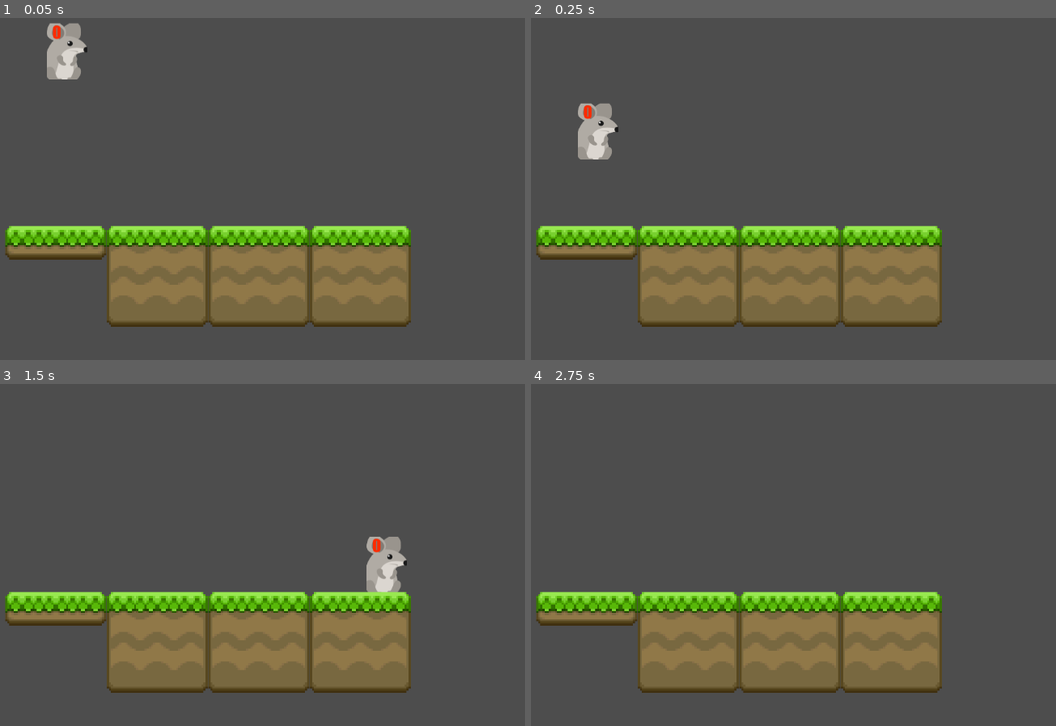
Above: before the commit, frames 1-4 (two rows, left to right).
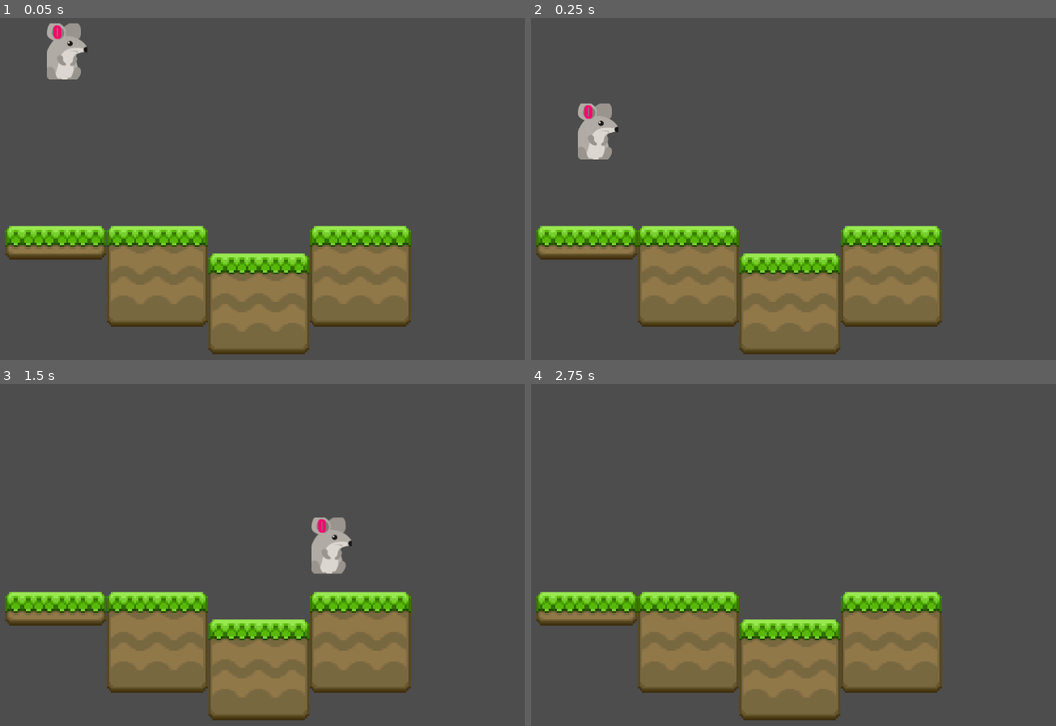
Above: after the commit, the same moments.

Repository: alitet/teporigloo_game
Game: Godot game, scene res://escena1.tscn
Same seed, same stepped clock (60 frames per second), same inputs: the game is played once before the commit and once after it.
Inputs:
- Up to frame 1 (0.05 s): no input
- Up to frame 2 (0.25 s): no input
- Up to frame 3 (1.5 s): hold Right (move_right) from 0.53 s (still down); tap Space (jump, bound only after the commit) at 0.6, 0.77, 1.07, 1.35 s
- Up to frame 4 (2.75 s): tap Space (jump, bound only after the commit) at 1.52, 1.82, 2.1 s; release Right (move_right) at 2.03 s; hold Left (move_left) from 2.03 s (still down)

The runs differ from the first frame. In frame 1, 4.6% of the frame differs, in the area x 10-60%, y 2-99%; in frame 2, 4.6%; in frame 3, 6.6%, in the area x 39-78%, y 39-99%; in frame 4, 4.6%.

Commit message:
add animations and jump

Diff:
--- a/player.tscn
+++ b/player.tscn
@@ -1,11 +1,89 @@
-[gd_scene load_steps=4 format=3 uid="uid://dgo0injoccb3o"]
+[gd_scene load_steps=18 format=3 uid="uid://dgo0injoccb3o"]
 
-[ext_resource type="Texture2D" uid="uid://bs0wbufqph3j6" path="res://anims/animA/ratep_a0.png" id="1_4flbx"]
 [ext_resource type="Script" uid="uid://r7lnksslanh5" path="res://scripts/player.gd" id="1_onrkg"]
+[ext_resource type="Texture2D" uid="uid://sb4xsc7655c2" path="res://anims/animE/ratep_e0.png" id="2_606se"]
+[ext_resource type="Texture2D" uid="uid://cy754ngufimjd" path="res://anims/animD/ratep_d0.png" id="2_urp6f"]
+[ext_resource type="Texture2D" uid="uid://co3hc6co8sq0v" path="res://anims/animD/ratep_d1.png" id="3_bwjto"]
+[ext_resource type="Texture2D" uid="uid://dvihys2pw1y2v" path="res://anims/animE/ratep_e1.png" id="3_u1c27"]
+[ext_resource type="Texture2D" uid="uid://edy45v3jujl2" path="res://anims/animD/ratep_d2.png" id="4_606se"]
+[ext_resource type="Texture2D" uid="uid://lcktoofjch0n" path="res://anims/animB/ratep_b0.png" id="5_u1c27"]
+[ext_resource type="Texture2D" uid="uid://cqvcv2wn1kli0" path="res://anims/animB/ratep_b1.png" id="6_op7ga"]
+[ext_resource type="Texture2D" uid="uid://h4f2wgsrih7q" path="res://anims/animB/ratep_b2.png" id="7_q13i1"]
+[ext_resource type="Texture2D" uid="uid://b1vp8p4kalqp3" path="res://anims/animB/ratep_b3.png" id="8_pylmc"]
+[ext_resource type="Texture2D" uid="uid://bcq5soc3kcdul" path="res://anims/animB/ratep_b4.png" id="9_pbfsw"]
+[ext_resource type="Texture2D" uid="uid://dkje71grk3fr7" path="res://anims/animC/ratep_c0.png" id="10_5tmop"]
+[ext_resource type="Texture2D" uid="uid://bys73x22c0dce" path="res://anims/animC/ratep_c1.png" id="11_7ahtn"]
+[ext_resource type="Texture2D" uid="uid://bbp1vy0aunqrv" path="res://anims/animC/ratep_c2.png" id="12_7lmhl"]
+[ext_resource type="Texture2D" uid="uid://bjv788xrsfjy3" path="res://anims/animC/ratep_c3.png" id="13_dx0e4"]
 
 [sub_resource type="CapsuleShape2D" id="CapsuleShape2D_sh265"]
 radius = 31.0
 height = 102.0
+
+[sub_resource type="SpriteFrames" id="SpriteFrames_jm5j8"]
+animations = [{
+"frames": [{
+"duration": 1.0,
+"texture": ExtResource("2_606se")
+}, {
+"duration": 1.0,
+"texture": ExtResource("3_u1c27")
+}],
+"loop": true,
+"name": &"fall",
+"speed": 10.0
+}, {
+"frames": [{
+"duration": 1.0,
+"texture": ExtResource("2_urp6f")
+}, {
+"duration": 1.0,
+"texture": ExtResource("3_bwjto")
+}, {
+"duration": 1.0,
+"texture": ExtResource("4_606se")
+}],
+"loop": true,
+"name": &"idle",
+"speed": 10.0
+}, {
+"frames": [{
+"duration": 1.0,
+"texture": ExtResource("5_u1c27")
+}, {
+"duration": 1.0,
+"texture": ExtResource("6_op7ga")
+}, {
+"duration": 1.0,
+"texture": ExtResource("7_q13i1")
+}, {
+"duration": 1.0,
+"texture": ExtResource("8_pylmc")
+}, {
+"duration": 1.0,
+"texture": ExtResource("9_pbfsw")
+}],
+"loop": true,
+"name": &"jump",
+"speed": 10.0
+}, {
+"frames": [{
+"duration": 1.0,
+"texture": ExtResource("10_5tmop")
+}, {
+"duration": 1.0,
+"texture": ExtResource("11_7ahtn")
+}, {
+"duration": 1.0,
+"texture": ExtResource("12_7lmhl")
+}, {
+"duration": 1.0,
+"texture": ExtResource("13_dx0e4")
+}],
+"loop": true,
+"name": &"walk",
+"speed": 10.0
+}]
 
 [node name="Player" type="CharacterBody2D"]
 script = ExtResource("1_onrkg")
@@ -13,5 +91,6 @@
 [node name="CollisionShape2D" type="CollisionShape2D" parent="."]
 shape = SubResource("CapsuleShape2D_sh265")
 
-[node name="Sprite2D" type="Sprite2D" parent="."]
-texture = ExtResource("1_4flbx")
+[node name="AnimatedSprite2D" type="AnimatedSprite2D" parent="."]
+sprite_frames = SubResource("SpriteFrames_jm5j8")
+animation = &"idle"
--- a/project.godot
+++ b/project.godot
@@ -27,3 +27,8 @@
 "events": [Object(InputEventKey,"resource_local_to_scene":false,"resource_name":"","device":-1,"window_id":0,"alt_press …(195 unchanged characters)…
 ]
 }
+jump={
+"deadzone": 0.2,
+"events": [Object(InputEventKey,"resource_local_to_scene":false,"resource_name":"","device":-1,"window_id":0,"alt_pressed":false,"shift_pressed":false,"ctrl_pressed":false,"meta_pressed":false,"pressed":false,"keycode":0,"physical_keycode":32,"key_label":0,"unicode":32,"location":0,"echo":false,"script":null)
+]
+}
--- a/scripts/player.gd
+++ b/scripts/player.gd
@@ -9,7 +9,9 @@
 @export var gravity = 4500.0
 
 var _jumps_made = 0
-##var _velocity = Vector2.ZERO
+
+@onready var _animated_sprite = $AnimatedSprite2D
+@onready var _start_scale = _animated_sprite.scale
 
 func _physics_process(delta: float) -> void:
 	var _horizontal_direction = (
@@ -18,4 +20,36 @@
 	)
 	velocity.x = _horizontal_direction * speed
 	velocity.y += gravity * delta
+
+	var is_falling = velocity.y > 0.0 and not is_on_floor()
+	var is_jumping = Input.is_action_just_pressed("jump") and is_on_floor()
+	var is_double_jumping = Input.is_action_just_pressed("jump") and is_falling
+	var is_jump_cancelled = Input.is_action_just_released("jump") and velocity.y < 0.0
+	var is_idling = is_on_floor() and is_zero_approx(velocity.x)
+	var is_running = is_on_floor() and not is_zero_approx(velocity.x)
+
+	if is_jumping:
+		_jumps_made += 1
+		velocity.y = -jump_strenght
+	elif is_double_jumping:
+		_jumps_made += 1
+		if _jumps_made <= maximum_jumps:
+			velocity.y = -double_jump_strenght
+	elif is_jump_cancelled:
+		velocity.y = 0.0
+	elif is_idling or is_running:
+		_jumps_made = 0;
+
 	move_and_slide()
+
+	if not is_zero_approx(velocity.x):
+		_animated_sprite.scale.x = sign(velocity.x) * _start_scale.x
+
+	if is_jumping or is_double_jumping:
+		_animated_sprite.play("jump")
+	elif is_running:
+		_animated_sprite.play("walk")
+	elif is_falling:
+		_animated_sprite.play("fall")
+	elif is_idling:
+		_animated_sprite.play("idle")
--- a/terreno.tscn
+++ b/terreno.tscn
@@ -1,23 +1,37 @@
-[gd_scene load_steps=4 format=3 uid="uid://d15rkd6teutn1"]
+[gd_scene load_steps=6 format=3 uid="uid://d15rkd6teutn1"]
 
 [ext_resource type="Texture2D" uid="uid://cysh0u1qqoe63" path="res://world/base2.png" id="1_uwfay"]
 [ext_resource type="Texture2D" uid="uid://vkwabf13v2nb" path="res://world/base1.png" id="2_qarfh"]
 
 [sub_resource type="RectangleShape2D" id="RectangleShape2D_qarfh"]
-size = Vector2(716, 175.5)
+size = Vector2(353, 175.5)
+
+[sub_resource type="RectangleShape2D" id="RectangleShape2D_b3cen"]
+size = Vector2(167, 182)
+
+[sub_resource type="RectangleShape2D" id="RectangleShape2D_wpfcu"]
+size = Vector2(169.5, 175)
 
 [node name="StaticBody2D" type="StaticBody2D"]
 
 [node name="CollisionShape2D" type="CollisionShape2D" parent="."]
-position = Vector2(579, 499.25)
+position = Vector2(397.5, 499.25)
 shape = SubResource("RectangleShape2D_qarfh")
+
+[node name="CollisionShape2D2" type="CollisionShape2D" parent="."]
+position = Vector2(671.5, 552)
+shape = SubResource("RectangleShape2D_b3cen")
+
+[node name="CollisionShape2D3" type="CollisionShape2D" parent="."]
+position = Vector2(850.25, 496.5)
+shape = SubResource("RectangleShape2D_wpfcu")
 
 [node name="Sprite2D" type="Sprite2D" parent="."]
 position = Vector2(488, 499)
 texture = ExtResource("1_uwfay")
 
 [node name="Sprite2D2" type="Sprite2D" parent="."]
-position = Vector2(669, 499)
+position = Vector2(669, 548)
 texture = ExtResource("1_uwfay")
 
 [node name="Sprite2D3" type="Sprite2D" parent="."]
